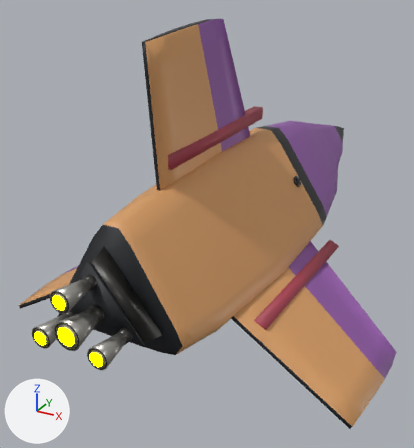
Renders of the glTF model ThoriumGap_JS/models/Ship_Standard_12.glb from each side of a commit.
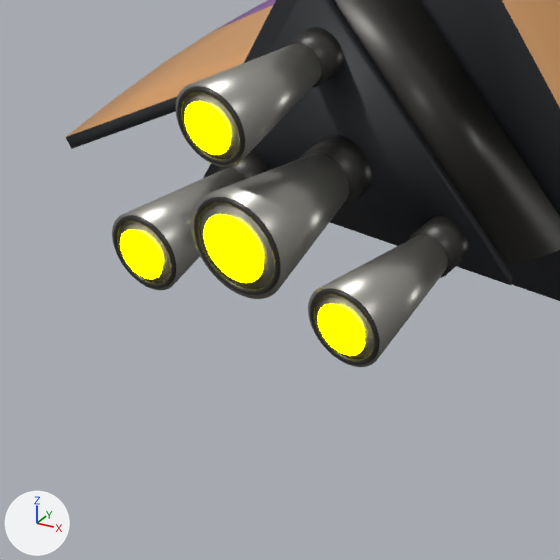
There are two pictures of each version: one whole from a camera (50 mm lens) standing at (3.05, -6.94, 2.87) and looking at (-0.47, -0.54, -0.33), one close up on the part from 0% to 38% of the width and 60% to 95% of the height. Lighting does not change. The marker at lower left points along +X, +Y and +Z. The last two pictures show the newer version. Where no turn or scale is listed for an object, it has been applied to the vertices.

In view in the first close-up: 'EngineBell_Center_BurnishedNozzle', 'EngineBell_Dorsal_BurnishedNozzle', 'EngineBell_LowerLeft_BurnishedNozzle', 'EngineBell_LowerRight_BurnishedNozzle', 'EngineBlock_AftTriFoldTrimFrame', 'EngineBlock_AftTriangularIntegratedMountPlate', 'EngineEmitter', 'EngineLip_Center_DarkRim', 'EngineThroat_Center_DarkSocket', 'EngineThroat_LowerRight_DarkSocket', 'Fuselage_RoundedTriangleTriFoldBody', 'Wing_LowerLeft_TriFoldCornerBladePaintedMesh' and 5 more.
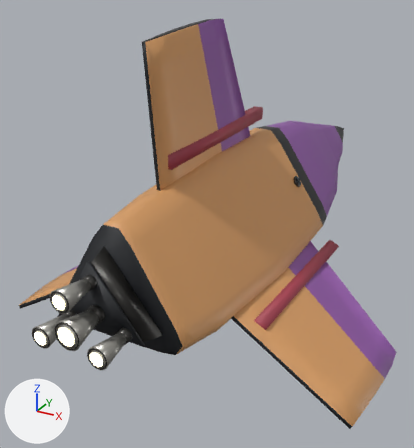
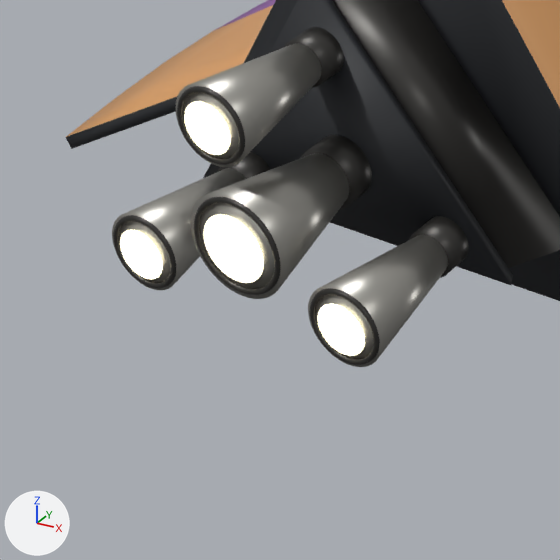
Where the change shows, as pixel boxes [x1, y1, x2, y2] in the close-ups (560 x 560 px):
'EngineEmitter', recoloured
    both: [120, 101, 365, 356]

The change in detail:
In material 'EngineGlow' (mat_engineglow), emission_color goes from (1.0, 1.0, 0.0) (yellow #ffff00) to (0.62, 0.57, 0.4) (beige #cec7aa).
